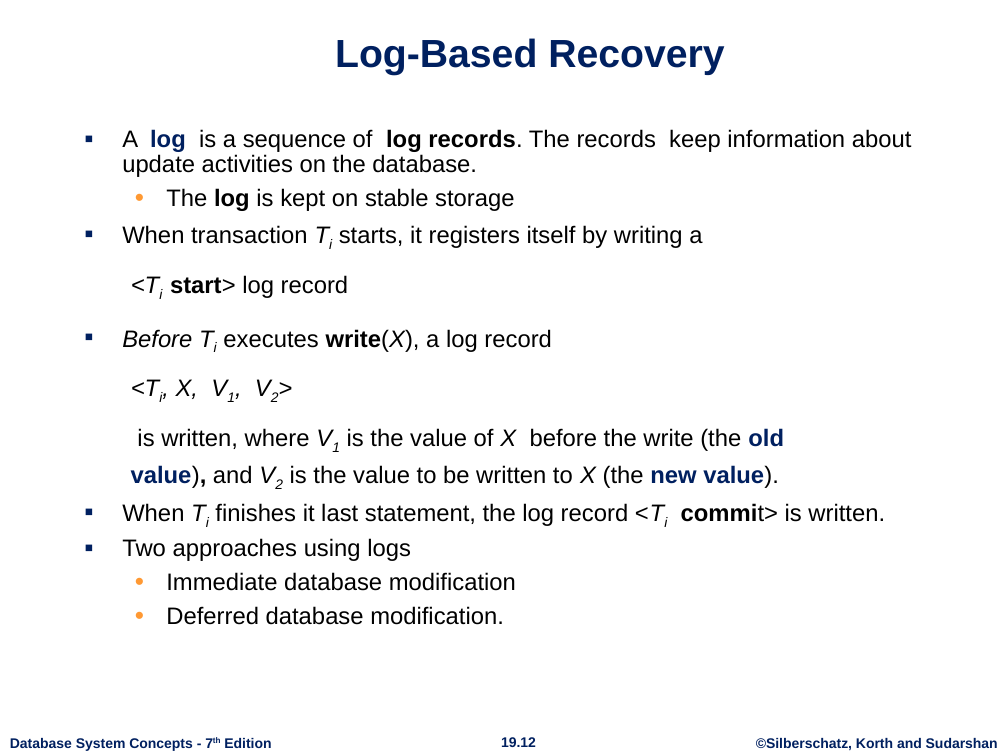
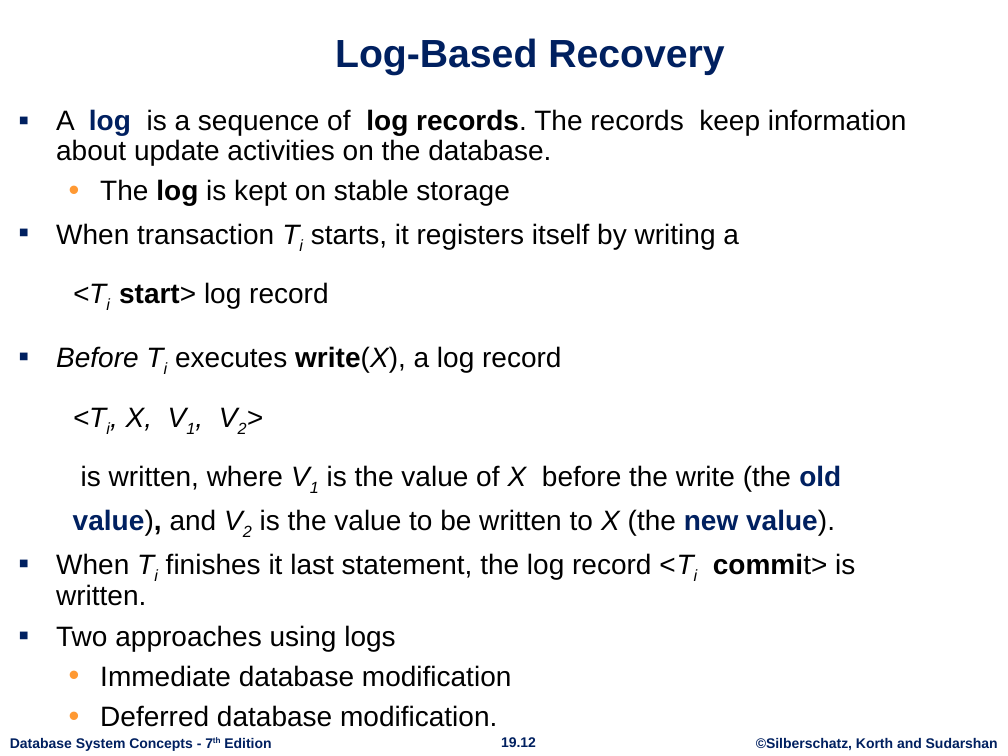
Before and after one commit to ataghinezhad/ataghinezhad.github.io, a slide deck: slide 12 of courses/downloads/temp/AdvanceDB Lec4. ch19.pptx. Drawn at 1008x756 pixels with LibreOffice and Linux fonts; fonts in the diff are those of the drawing; background and template pictures are left out. Boxes give left, top, right and bottom in pixels: in the first picture for what was removed or moved away, otherwise in the second. Text is boxed around its words. In the diff, an @@ line names an element or a change of style, - is before the commit and + after.

```diff
--- a/courses/downloads/temp/AdvanceDB Lec4. ch19.pptx
+++ b/courses/downloads/temp/AdvanceDB Lec4. ch19.pptx
@@ text "A log is a sequence ...": place and size @@
-text "A log is a sequence ..." at [122, 129, 912, 625]
+text "A log is a sequence ..." at [56, 109, 907, 727]
@@ text "A log is a sequence ..." at [56, 109, 907, 727]: size 17 to 20 pt; more space between paragraphs @@
```
Also in this commit, not shown: 8 other slides changed, 4 other files.
